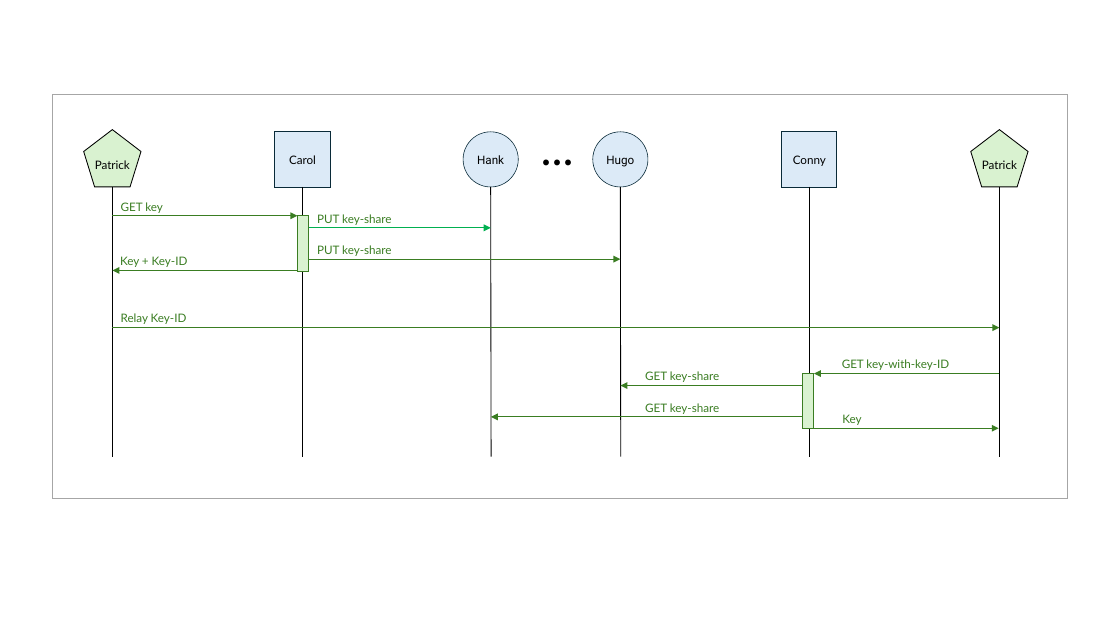
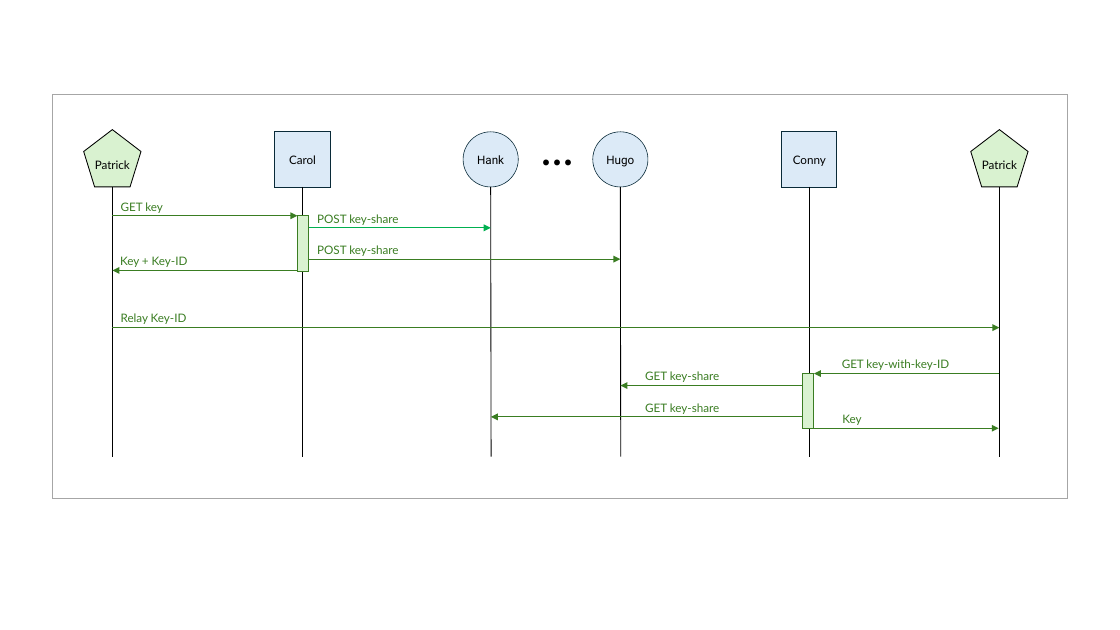
Before and after one commit to brunorijsman/dske-python, a slide deck: slide 3 of docs/figures/figures.pptx. Drawn at 1120x630 pixels with LibreOffice and Linux fonts; fonts in the diff are those of the drawing. Boxes give left, top, right and bottom in pixels: in the first picture for what was removed or moved away, otherwise in the second. Text is boxed around its words. In the diff, an @@ line names an element or a change of style, - is before the commit and + after.

```diff
--- a/docs/figures/figures.pptx
+++ b/docs/figures/figures.pptx
@@ text at (317, 214, 398, 225): text changed @@
-PUT key-share
+POST key-share
@@ text at (317, 245, 398, 256): text changed @@
-PUT key-share
+POST key-share
```
Also in this commit, not shown: 8 other files.
